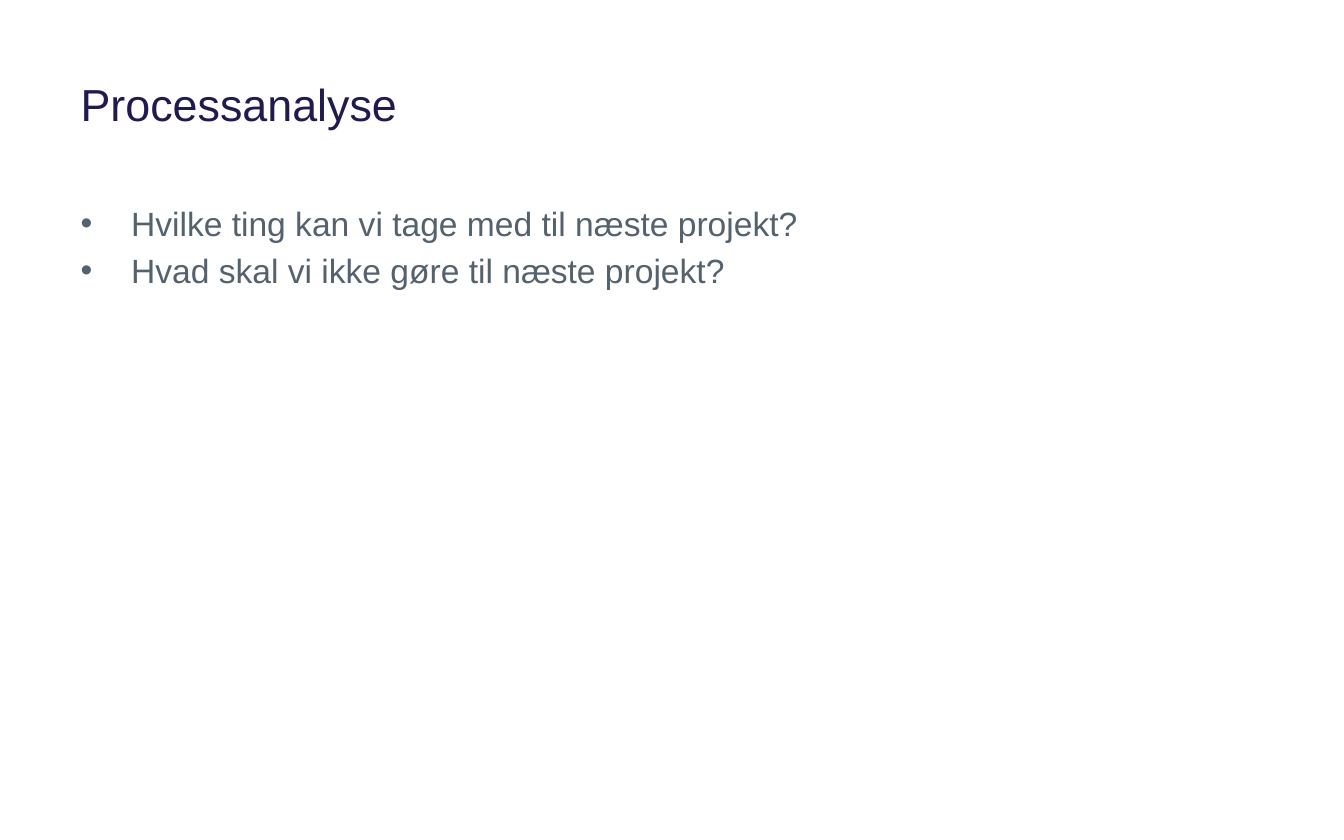
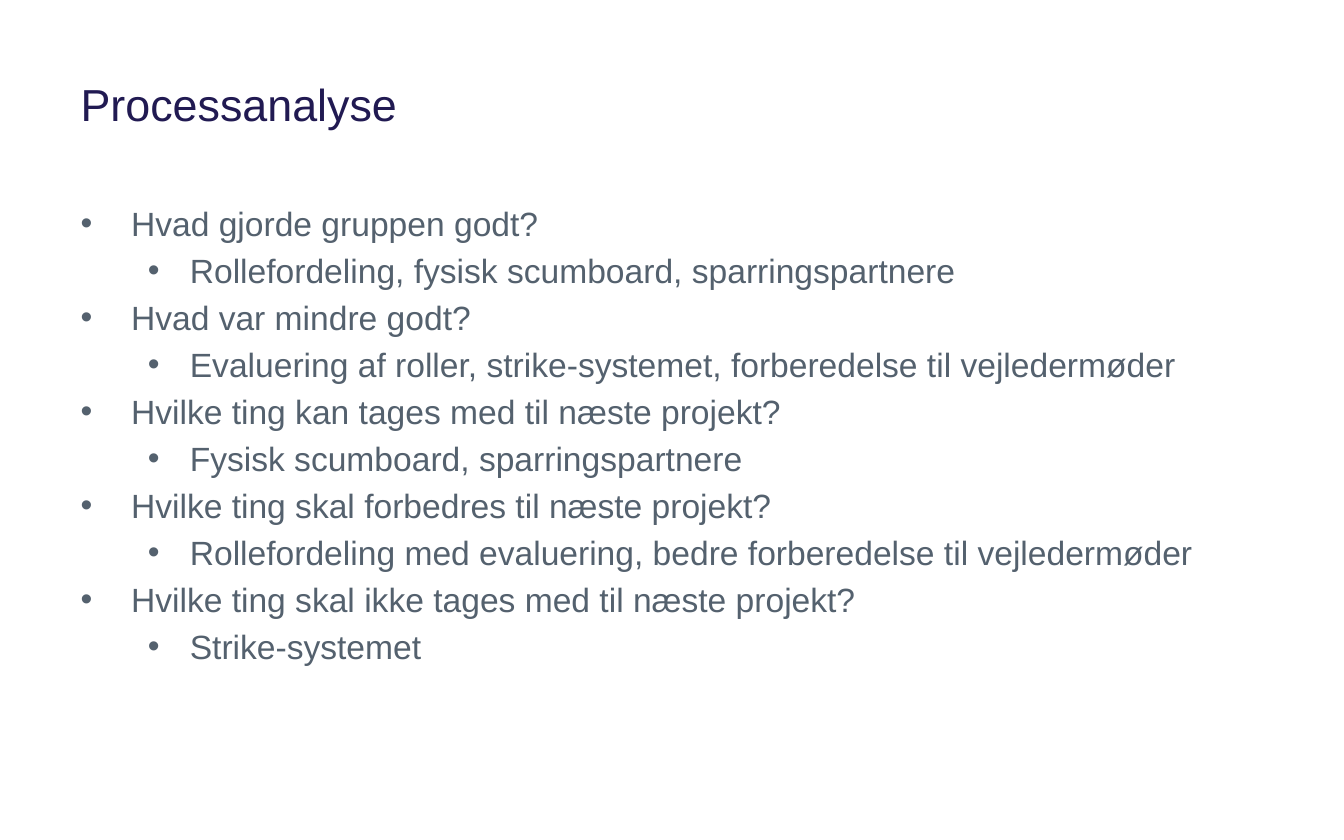
Before and after one commit to Haurum/P2, a slide deck: slide 22 of PP OT.pptx. Drawn at 1344x840 pixels with LibreOffice and Linux fonts; fonts in the diff are those of the drawing; background and template pictures are left out. Boxes give left, top, right and bottom in pixels: in the first picture for what was removed or moved away, otherwise in the second. Text is boxed around its words. In the diff, an @@ line names an element or a change of style, - is before the commit and + after.

```diff
--- a/PP OT.pptx
+++ b/PP OT.pptx
@@ text at bbox=[131, 211, 1193, 665]: text changed @@
-• Hvilke ting kan vi tage med til næste projekt?
-• Hvad skal vi ikke gøre til næste projekt?
+• Hvad gjorde gruppen godt?
+  • Rollefordeling, fysisk scumboard, sparringspartnere
+• Hvad var mindre godt?
+  • Evaluering af roller, strike-systemet, forberedelse til vejledermøder
+• Hvilke ting kan tages med til næste projekt?
+  • Fysisk scumboard, sparringspartnere
+• Hvilke ting skal forbedres til næste projekt?
+  • Rollefordeling med evaluering, bedre forberedelse til vejledermøder
+• Hvilke ting skal ikke tages med til næste projekt?
+  • Strike-systemet
```
Also in this commit, not shown: 6 other slides changed, 3 other files.
